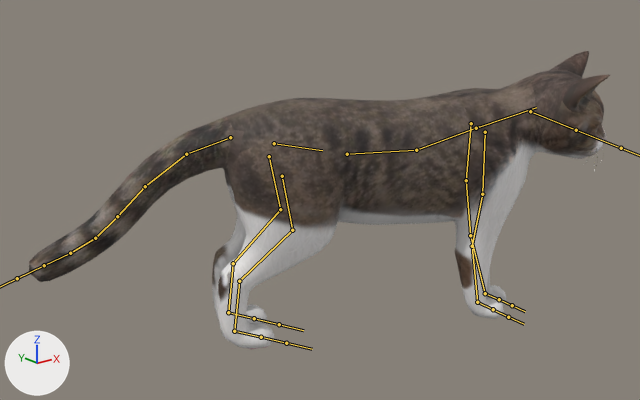
The FBX model public/animations/catStanding.fbx as it was, and as the next commit left it.
Rendered twice from a 50 mm lens placed at (-13.34, -16.9, 11.03), pointed at (1.13, 1.18, 3.79). Every picture has the same lights, and +X, +Y and +Z are marked at lower left. Both versions are drawn at frame 117 of the action 'Armature|Animation Retarget'; the numbers are the values there. The bones that bend it are drawn over the model as lines.

Names of what the first picture shows: 'high_poly'.
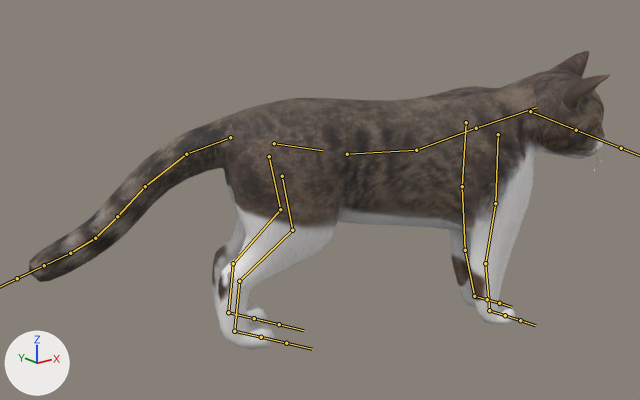
What the commit changed:
Bone 'Bone.015' (bone_bone_015) moves from (0.02, -0.01, -0.05) to (-0.18, 0.03, 0.39).
Bone 'Bone.015' (bone_bone_015) is rescaled from (1.0, 1.0, 1.0) to (0.94, 1.1, 0.77).
Bone 'Bone.016' (bone_bone_016) is rescaled from (1.0, 1.0, 1.0) to (1.03, 1.02, 1.11).
Bone 'Bone.017' (bone_bone_017) is rescaled from (1.0, 1.0, 1.0) to (1.03, 0.71, 0.97).
Bone 'Bone.019' (bone_bone_019) moves from (-0.05, -0.01, -0.04) to (0.12, 0.02, 0.04).
Bone 'Bone.019' (bone_bone_019) turns from (3, 0, 3) to (2, 0, 3) degrees about its own x, y and z.
Bone 'Bone.019' (bone_bone_019) is rescaled from (1.0, 1.0, 1.0) to (0.75, 1.13, 0.95).
Bone 'Bone.020' (bone_bone_020) is rescaled from (1.0, 1.0, 1.0) to (1.04, 1.07, 1.17).
Bone 'Bone.021' (bone_bone_021) is rescaled from (1.0, 1.0, 1.0) to (0.88, 0.69, 0.99).

What differs and where, as boxes [x1, y1, x2, y2] in the pictures (640 x 400 px):
'high_poly', posed: [29, 51, 610, 349] in both
bone 'Bone.015', root to tip: before (485, 132) to (482, 194); after (498, 134) to (495, 203)
bone 'Bone.016', root to tip: before (482, 194) to (472, 246); after (495, 203) to (485, 263)
bone 'Bone.017', root to tip: before (472, 246) to (477, 302); after (485, 263) to (489, 310)
bone 'Bone.019', root to tip: before (471, 123) to (466, 180); after (466, 122) to (462, 186)
bone 'Bone.020', root to tip: before (466, 180) to (470, 235); after (462, 186) to (465, 250)
bone 'Bone.021', root to tip: before (470, 235) to (485, 293); after (465, 250) to (474, 296)
